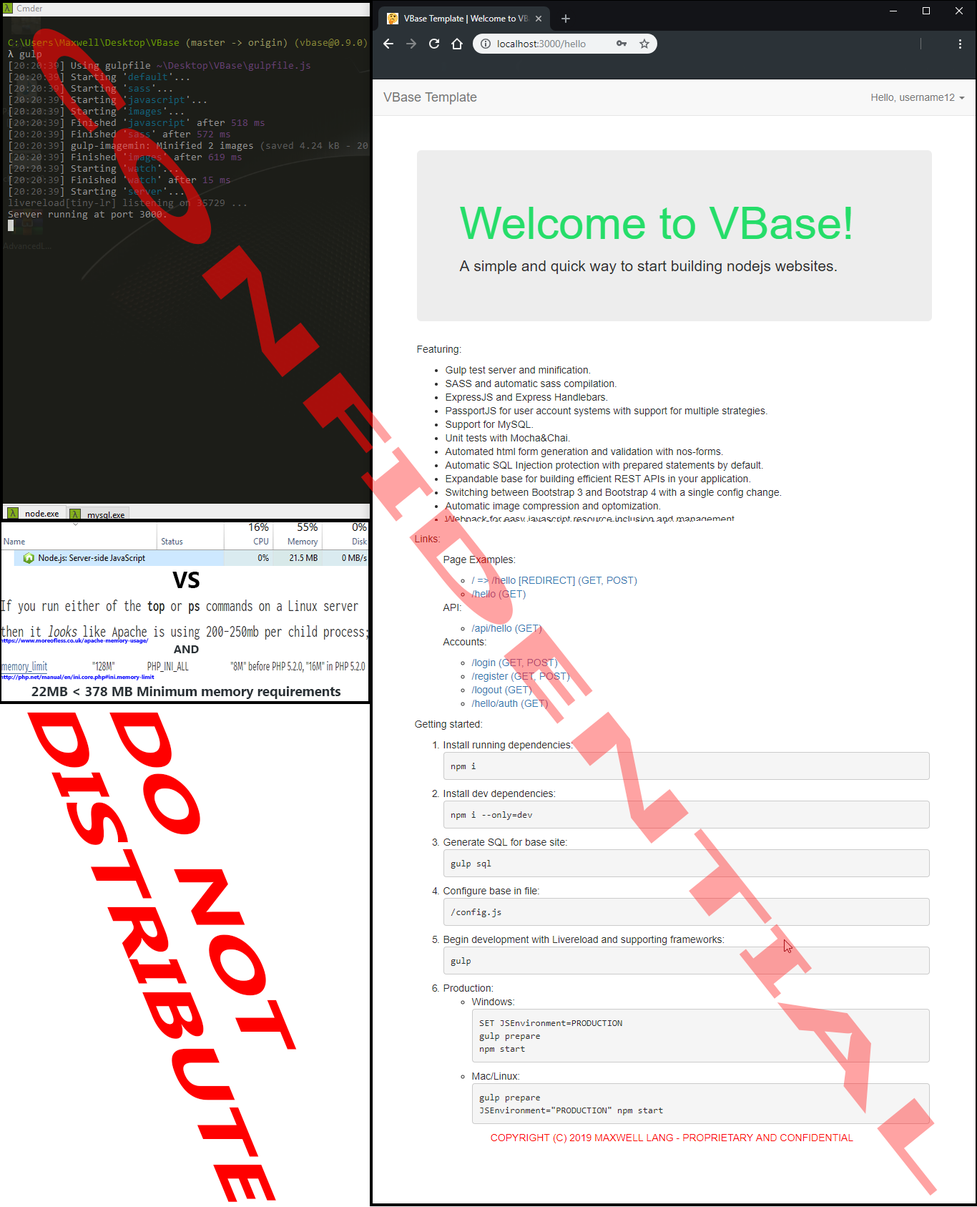
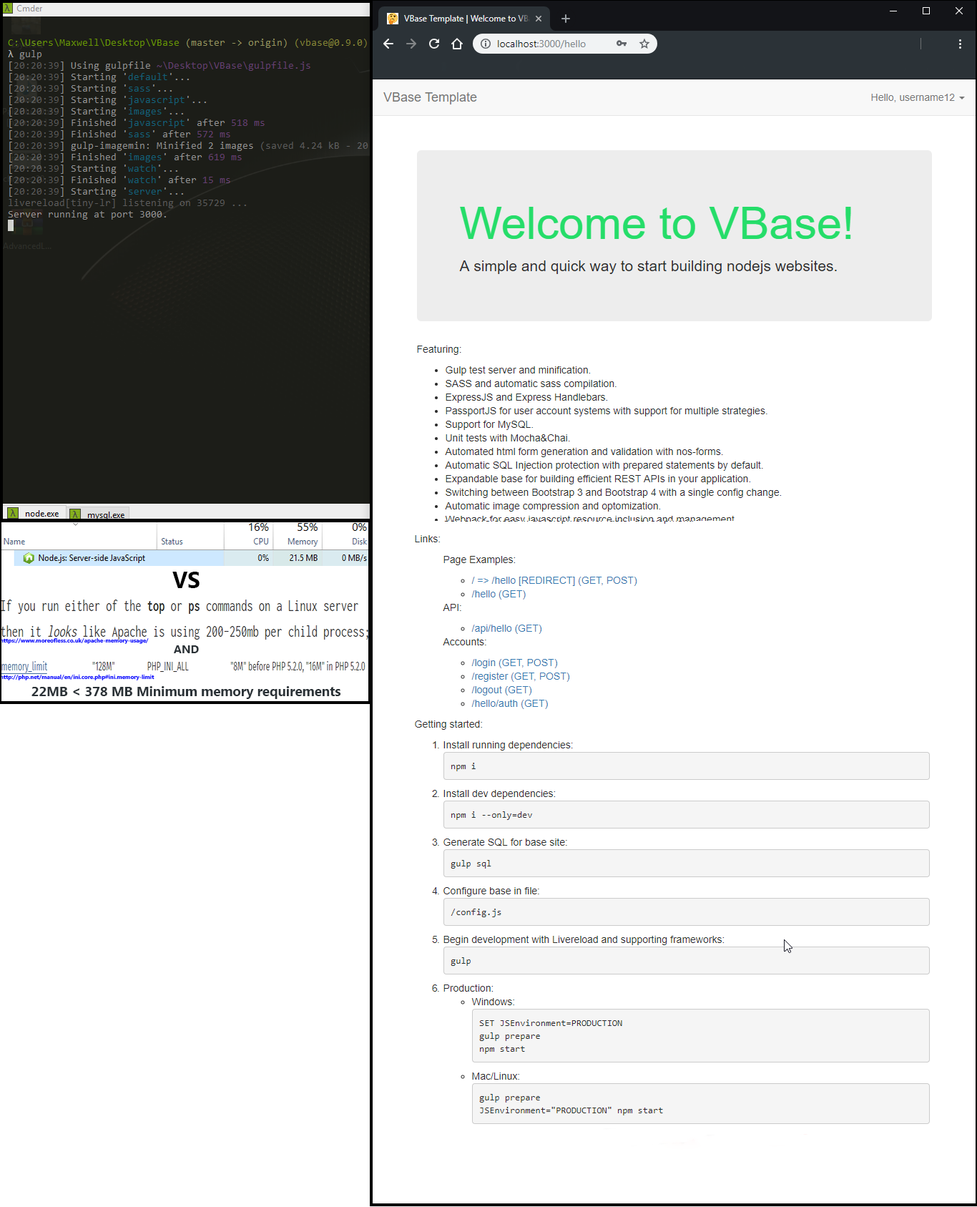
Revision of a layered 977px x 1207px image; what changed, layer by layer:
hid "CONFIDENTIAL" over [32, 28, 938, 1196]
hid "DO NOT DISTRIBUTE" over [27, 711, 297, 1202]
painted on "Rectangle 3" over [490, 1128, 854, 1145]
